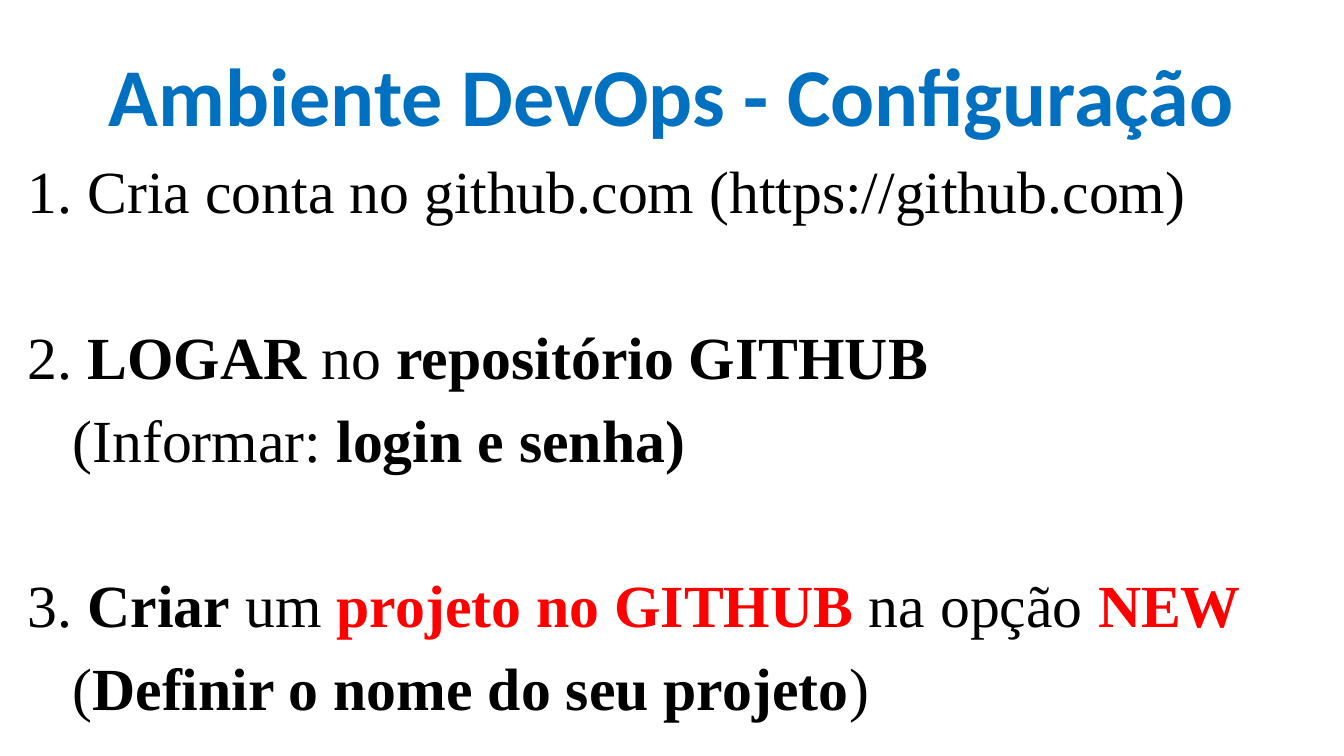
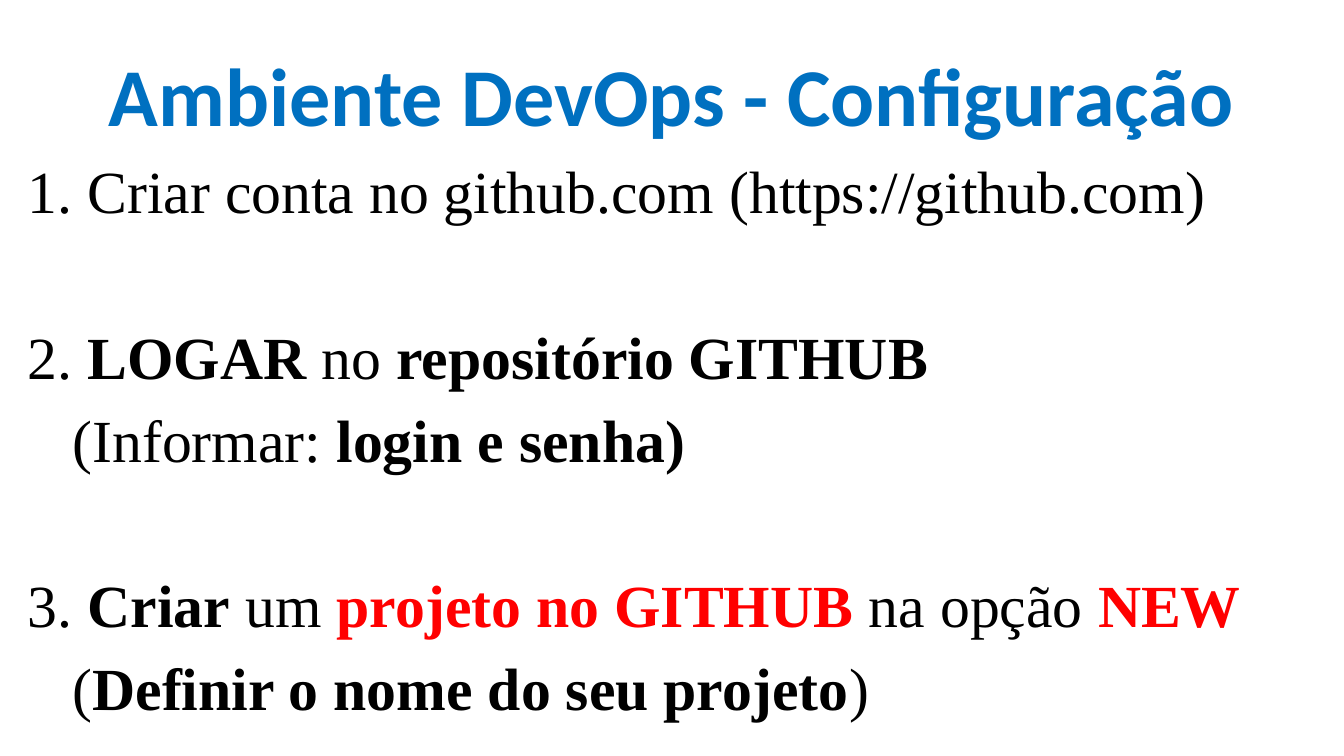
Before and after one commit to CloudEducationBrazil/WydenDesenvolvimentoWebPHP, a slide deck: slide 6 of 01 Classes/Aula 02, 03, 04 Desenvolvimento Web Caracterização - HTML.pptx. Drawn at 1344x756 pixels with LibreOffice and Linux fonts; fonts in the diff are those of the drawing; background and template pictures are left out. Boxes give left, top, right and bottom in pixels: in the first picture for what was removed or moved away, otherwise in the second. Text is boxed around its words. In the diff, an @@ line names an element or a change of style, - is before the commit and + after.

```diff
--- a/01 Classes/Aula 02, 03, 04 Desenvolvimento Web Caracterização - HTML.pptx
+++ b/01 Classes/Aula 02, 03, 04 Desenvolvimento Web Caracterização - HTML.pptx
@@ text at (28, 171, 1205, 224): text changed @@
-1. Cria conta no github.com (https://github.com)
+1. Criar conta no github.com (https://github.com)
```
Also in this commit, not shown: 1 other slide changed, 13 slides added.
